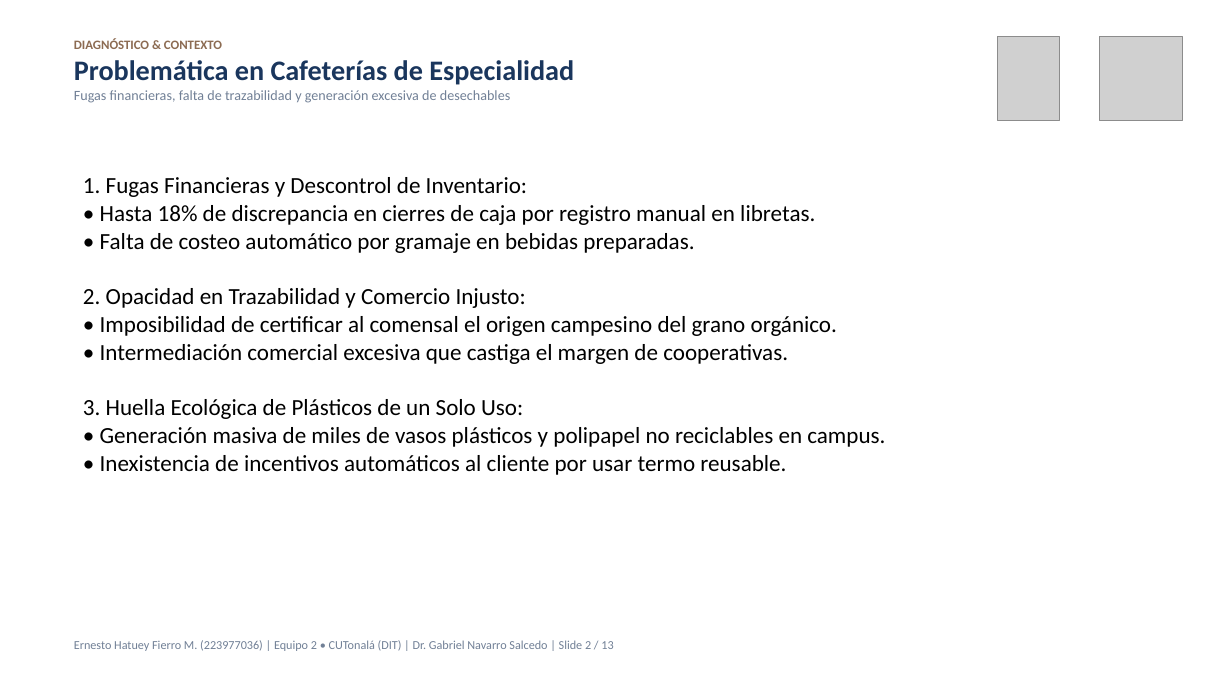
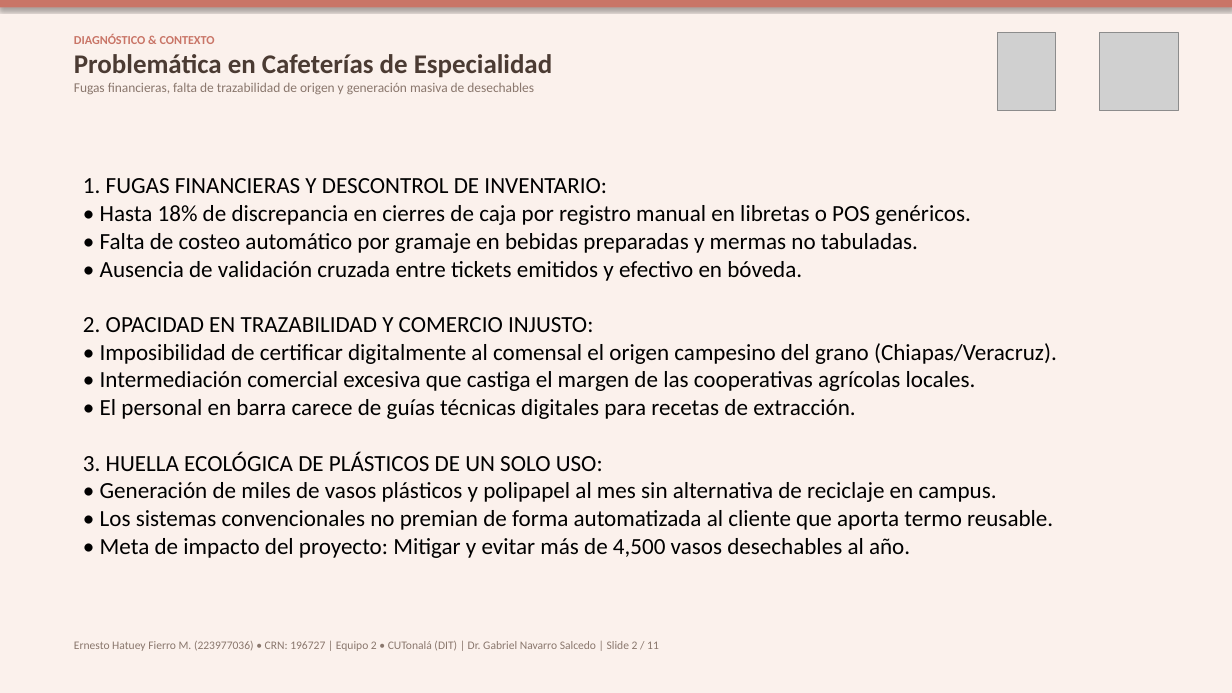
Before and after one commit to ErnestoFM/Proyecto, a slide deck: slide 2 of docs/presentacion/expodit/Presentacion_ExpoDIT_Monchis_Cafe.pptx. Drawn at 1232x693 pixels with LibreOffice and Linux fonts; fonts in the diff are those of the drawing; grey boxes stand for pictures. Boxes give left, top, right and bottom in pixels: in the first picture for what was removed or moved away, otherwise in the second. Text is boxed around its words. In the diff, an @@ line names an element or a change of style, - is before the commit and + after.

```diff
--- a/docs/presentacion/expodit/Presentacion_ExpoDIT_Monchis_Cafe.pptx
+++ b/docs/presentacion/expodit/Presentacion_ExpoDIT_Monchis_Cafe.pptx
@@ background #FFFFFF to #FBF1EC @@
@@ rectangle added at (0, 0, 1232, 7), fill #C97567 @@
@@ text at (74, 34, 552, 78): size 10 to 9.5 pt, text colour #8C6B52 to #C97567 in "DIAGNÓSTICO & CONTEXTO"; size 22 to 21 pt, text colour #1A365D to #4B3B33 in "Problemática en Cafeterías de Especialidad" @@
@@ picture: place and size @@
-picture at (998, 37, 1059, 120)
+picture at (998, 32, 1056, 111)
@@ picture: place and size @@
-picture at (1100, 37, 1183, 120)
+picture at (1100, 32, 1178, 111)
@@ text at (74, 82, 534, 94): text changed; size 11 to 10.5 pt; text colour #718096 to #8A776D @@
-Fugas financieras, falta de trazabilidad y generación excesiva de desechables
+Fugas financieras, falta de trazabilidad de origen y generación masiva de desechables
@@ text at (83, 178, 1057, 558): text changed @@
-1. Fugas Financieras y Descontrol de Inventario:
-• Hasta 18% de discrepancia en cierres de caja por registro manual en libretas.
-• Falta de costeo automático por gramaje en bebidas preparadas.
-2. Opacidad en Trazabilidad y Comercio Injusto:
-• Imposibilidad de certificar al comensal el origen campesino del grano orgánico.
-• Intermediación comercial excesiva que castiga el margen de cooperativas.
-3. Huella Ecológica de Plásticos de un Solo Uso:
-• Generación masiva de miles de vasos plásticos y polipapel no reciclables en campus.
-• Inexistencia de incentivos automáticos al cliente por usar termo reusable.
+1. FUGAS FINANCIERAS Y DESCONTROL DE INVENTARIO:
+• Hasta 18% de discrepancia en cierres de caja por registro manual en libretas o POS genéricos.
+• Falta de costeo automático por gramaje en bebidas preparadas y mermas no tabuladas.
+• Ausencia de validación cruzada entre tickets emitidos y efectivo en bóveda.
+2. OPACIDAD EN TRAZABILIDAD Y COMERCIO INJUSTO:
+• Imposibilidad de certificar digitalmente al comensal el origen campesino del grano (Chiapas/Veracruz).
+• Intermediación comercial excesiva que castiga el margen de las cooperativas agrícolas locales.
+• El personal en barra carece de guías técnicas digitales para recetas de extracción.
+3. HUELLA ECOLÓGICA DE PLÁSTICOS DE UN SOLO USO:
+• Generación de miles de vasos plásticos y polipapel al mes sin alternativa de reciclaje en campus.
+• Los sistemas convencionales no premian de forma automatizada al cliente que aporta termo reusable.
+• Meta de impacto del proyecto: Mitigar y evitar más de 4,500 vasos desechables al año.
@@ text at (74, 641, 659, 651): text changed; size 9.5 to 9 pt; text colour #718096 to #8A776D @@
-Ernesto Hatuey Fierro M. (223977036) | Equipo 2 • CUTonalá (DIT) | Dr. Gabriel Navarro Salcedo | Slide 2 / 13
+Ernesto Hatuey Fierro M. (223977036) • CRN: 196727 | Equipo 2 • CUTonalá (DIT) | Dr. Gabriel Navarro Salcedo | Slide 2 / 11
```
Also in this commit, not shown: 9 other slides changed, 1 slide added, 3 slides removed, 11 other files.
